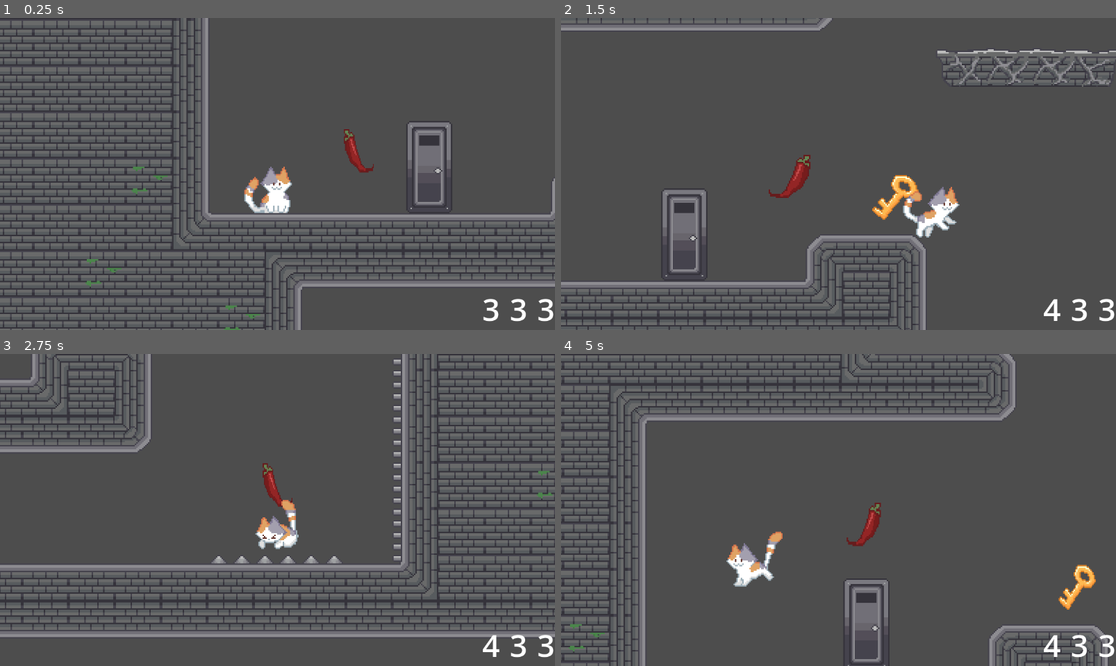
Above: before the commit, frames 1-4 (two rows, left to right).
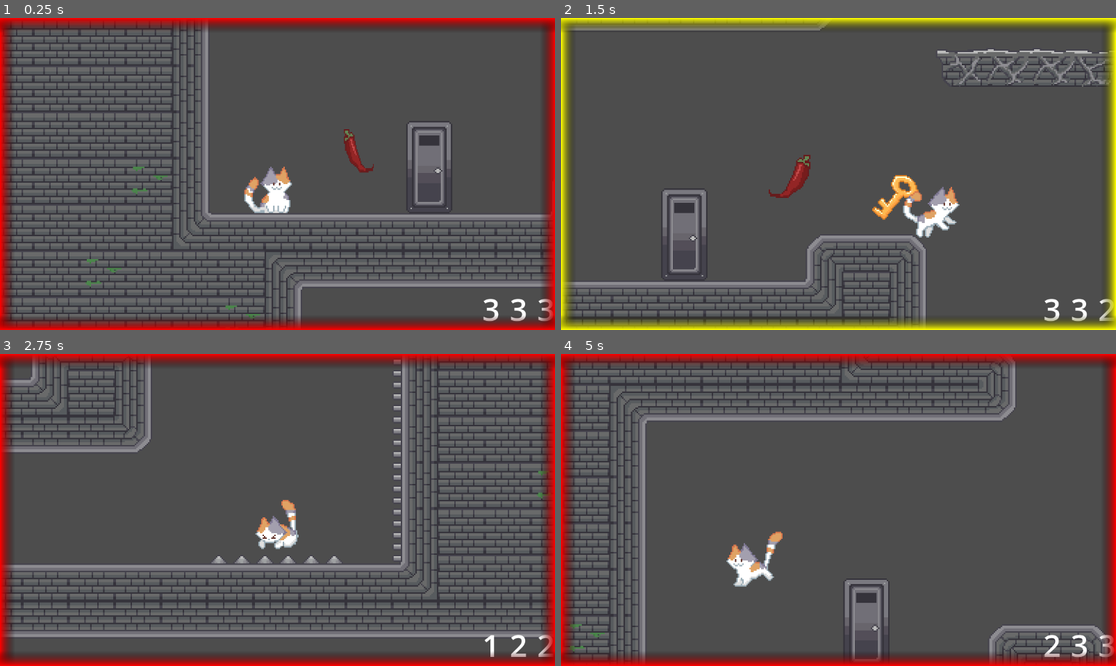
Above: after the commit, the same moments.

Repository: edencheung/CamJam2025
Game: Godot game, scene res://scenes/game.tscn
Same seed, same stepped clock (60 frames per second), same inputs: the game is played once before the commit and once after it.
Inputs:
- Up to frame 1 (0.25 s): no input
- Up to frame 2 (1.5 s): hold Right (move_right) from 0.53 s (still down); tap 8 (change_red) at 0.6 s; tap Space (jump) at 0.77 s; tap 0 (change_blue) at 1.35 s
- Up to frame 3 (2.75 s): tap Space (jump) at 1.52 s; tap 8 (change_red) at 1.55, 2.3 s; release Right (move_right) at 2.03 s; hold Left (move_left) from 2.03 s (still down); tap 9 (change_green) at 2.1 s
- Up to frame 4 (5 s): release Left (move_left) at 2.78 s; hold Right (move_right) 2.78-4.28 s; tap 8 (change_red) at 2.85, 3.8, 4.55 s; tap Space (jump) at 3.02, 3.77, 4.52 s; tap Tab (dash) at 3.6 s; hold Left (move_left) from 4.28 s (still down); tap Shift (grab) at 4.35 s

The runs differ from the first frame. In frame 1, 10% of the frame differs, in the area x 0-100%, y 0-100%; in frame 2, 11%; in frame 3, 11%; in frame 4, 11%.
Error before the commit: Attempt to call function 'reset' in base 'null instance' on a null instance. (res://scripts/game.gd:21)

Commit message:
color borders

Diff:
--- /dev/null
+++ b/scenes/ColorBorder.tscn
@@ -0,0 +1,36 @@
+[gd_scene load_steps=5 format=3 uid="uid://cpbm7e4xnfbtg"]
+
+[sub_resource type="Animation" id="Animation_qblyt"]
+resource_name = "enlarge"
+
+[sub_resource type="AnimationLibrary" id="AnimationLibrary_mefwh"]
+_data = {
+"enlarge": SubResource("Animation_qblyt")
+}
+
+[sub_resource type="Gradient" id="Gradient_3f7j0"]
+colors = PackedColorArray(1, 1, 1, 0, 1, 0, 0, 1)
+
+[sub_resource type="GradientTexture2D" id="GradientTexture2D_x2hcb"]
+gradient = SubResource("Gradient_3f7j0")
+fill_from = Vector2(0.764957, 0.482906)
+fill_to = Vector2(1, 0.478632)
+
+[node name="ColorBorder" type="CanvasLayer"]
+
+[node name="AnimationPlayer" type="AnimationPlayer" parent="."]
+libraries = {
+"": SubResource("AnimationLibrary_mefwh")
+}
+
+[node name="Border" type="Control" parent="."]
+layout_mode = 3
+anchors_preset = 0
+offset_right = 40.0
+offset_bottom = 40.0
+
+[node name="ColorRect" type="TextureRect" parent="Border"]
+offset_left = 1086.0
+offset_right = 1150.0
+offset_bottom = 645.0
+texture = SubResource("GradientTexture2D_x2hcb")
--- a/scenes/hud.tscn
+++ b/scenes/hud.tscn
@@ -1,6 +1,74 @@
-[gd_scene load_steps=2 format=3 uid="uid://b5r3dms04q7rm"]
+[gd_scene load_steps=13 format=3 uid="uid://b5r3dms04q7rm"]
 
 [ext_resource type="Script" path="res://scripts/hud.gd" id="1_ooh57"]
+
+[sub_resource type="Gradient" id="Gradient_cnjqy"]
+colors = PackedColorArray(0, 0, 0, 0, 1, 0, 0, 1)
+
+[sub_resource type="GradientTexture2D" id="GradientTexture2D_0y07t"]
+gradient = SubResource("Gradient_cnjqy")
+width = 32
+
+[sub_resource type="Gradient" id="Gradient_q3s1s"]
+colors = PackedColorArray(0, 0, 0, 0, 1, 0, 0, 1)
+
+[sub_resource type="GradientTexture2D" id="GradientTexture2D_1ce8i"]
+gradient = SubResource("Gradient_q3s1s")
+width = 32
+fill_from = Vector2(1, 1)
+fill_to = Vector2(0, 1)
+
+[sub_resource type="Gradient" id="Gradient_wkcgs"]
+colors = PackedColorArray(0, 0, 0, 0, 1, 0, 0, 1)
+
+[sub_resource type="GradientTexture2D" id="GradientTexture2D_4cjyp"]
+gradient = SubResource("Gradient_wkcgs")
+height = 32
+fill_from = Vector2(1, 1)
+
+[sub_resource type="Gradient" id="Gradient_a3oie"]
+colors = PackedColorArray(0, 0, 0, 0, 1, 0, 0, 1)
+
+[sub_resource type="GradientTexture2D" id="GradientTexture2D_vyxpp"]
+gradient = SubResource("Gradient_a3oie")
+height = 32
+fill_to = Vector2(0, 1)
+
+[sub_resource type="Animation" id="Animation_x6hsj"]
+resource_name = "enlarge"
+tracks/0/type = "value"
+tracks/0/imported = false
+tracks/0/enabled = true
+tracks/0/path = NodePath("ReferenceRect:scale")
+tracks/0/interp = 1
+tracks/0/loop_wrap = true
+tracks/0/keys = {
+"times": PackedFloat32Array(0, 0.5),
+"transitions": PackedFloat32Array(1, 1),
+"update": 0,
+"values": [Vector2(1e-05, 1e-05), Vector2(1, 1)]
+}
+
+[sub_resource type="Animation" id="Animation_k8mtp"]
+length = 0.001
+tracks/0/type = "value"
+tracks/0/imported = false
+tracks/0/enabled = true
+tracks/0/path = NodePath("ReferenceRect:scale")
+tracks/0/interp = 1
+tracks/0/loop_wrap = true
+tracks/0/keys = {
+"times": PackedFloat32Array(0),
+"transitions": PackedFloat32Array(1),
+"update": 0,
+"values": [Vector2(1, 1)]
+}
+
+[sub_resource type="AnimationLibrary" id="AnimationLibrary_sdvib"]
+_data = {
+"RESET": SubResource("Animation_k8mtp"),
+"enlarge": SubResource("Animation_x6hsj")
+}
 
 [node name="HUD" type="CanvasLayer"]
 script = ExtResource("1_ooh57")
@@ -38,3 +106,53 @@
 theme_override_font_sizes/font_size = 64
 text = "3
 "
+
+[node name="ReferenceRect" type="ReferenceRect" parent="."]
+anchors_preset = 15
+anchor_right = 1.0
+anchor_bottom = 1.0
+grow_horizontal = 2
+grow_vertical = 2
+
+[node name="Right" type="TextureRect" parent="ReferenceRect"]
+layout_mode = 1
+anchors_preset = 11
+anchor_left = 1.0
+anchor_right = 1.0
+anchor_bottom = 1.0
+offset_left = -32.0
+grow_horizontal = 0
+grow_vertical = 2
+texture = SubResource("GradientTexture2D_0y07t")
+
+[node name="Left" type="TextureRect" parent="ReferenceRect"]
+layout_mode = 1
+anchors_preset = 9
+anchor_bottom = 1.0
+offset_right = 32.0
+grow_vertical = 2
+texture = SubResource("GradientTexture2D_1ce8i")
+
+[node name="Top" type="TextureRect" parent="ReferenceRect"]
+layout_mode = 1
+anchors_preset = 10
+anchor_right = 1.0
+offset_bottom = 32.0
+grow_horizontal = 2
+texture = SubResource("GradientTexture2D_4cjyp")
+
+[node name="Bottom" type="TextureRect" parent="ReferenceRect"]
+layout_mode = 1
+anchors_preset = 12
+anchor_top = 1.0
+anchor_right = 1.0
+anchor_bottom = 1.0
+offset_top = -32.0
+grow_horizontal = 2
+grow_vertical = 0
+texture = SubResource("GradientTexture2D_vyxpp")
+
+[node name="AnimationPlayer" type="AnimationPlayer" parent="."]
+libraries = {
+"": SubResource("AnimationLibrary_sdvib")
+}
--- a/scripts/game.gd
+++ b/scripts/game.gd
@@ -18,7 +18,7 @@
 	if (Input.is_action_just_pressed("change_red") or
 		Input.is_action_just_pressed("change_blue") or
 		Input.is_action_just_pressed("change_green")):
-		$colored.reset()
+		$ColoredPlatforms.reset()
 
 	for color in FruitColor.values():
 		if Input.is_action_just_pressed("change_%s" % [fruit_color_to_string[color]]) and $HUD.get_counter(color) > 0:
@@ -26,7 +26,8 @@
 
 func change_color(color: FruitColor):
 	$HUD.decrement_counter(color)
-	$colored.show_color(color)
+	$HUD.play_animation(color)
+	$ColoredPlatforms.show_color(color)
 	$player.change_color(color)
 	$player.eat_fruit(color)
 	for child in get_children():
--- a/scripts/hud.gd
+++ b/scripts/hud.gd
@@ -1,15 +1,19 @@
 extends CanvasLayer
 
 enum FruitColor {RED, GREEN, BLUE}
+var color_of = {
+	FruitColor.RED: Color(1, 0, 0, 1),
+	FruitColor.GREEN: Color(0, 1, 0, 1),
+	FruitColor.BLUE: Color(1, 1, 0, 1)
+}
 
 # Called when the node enters the scene tree for the first time.
 func _ready() -> void:
-	pass # Replace with function body.
-
+	$AnimationPlayer.play("RESET")
 
 # Called every frame. 'delta' is the elapsed time since the previous frame.
 func _process(delta: float) -> void:
-	pass
+	$ReferenceRect.pivot_offset = get_viewport().size / 2
 
 @onready var fruit_color_map = {
 	FruitColor.RED: get_node("Counters/RedCounter"),
@@ -27,3 +31,8 @@
 func increment_counter(color: FruitColor) -> void:
 	var counter = fruit_color_map[color]
 	counter.text = str(int(counter.text) + 1)
+
+func play_animation(color: FruitColor) -> void:
+	$AnimationPlayer.play("enlarge")
+	for rect in $ReferenceRect.get_children():
+		rect.texture.gradient.set_color(1, color_of[color])
Not shown: 1 places in scenes/colored.tscn that only renumber resources
Not shown: 1 places in scenes/game.tscn that only renumber resources
Not shown: 1 places in tilesets/climable.tres that only renumber resources
Not shown: 1 places in tilesets/climable_blue.tres that only renumber resources
Not shown: 1 places in tilesets/climable_green.tres that only renumber resources
Not shown: 1 places in tilesets/climable_red.tres that only renumber resources
Not shown: 1 places in tilesets/rock_tileset.tres that only renumber resources
Not shown: 1 places in tilesets/rock_tileset_blue.tres that only renumber resources
Not shown: 1 places in tilesets/rock_tileset_green.tres that only renumber resources
Not shown: 1 places in tilesets/rock_tileset_red.tres that only renumber resources
Not shown: 1 places in tilesets/spike_tileset_blue.tres that only renumber resources
Not shown: 1 places in tilesets/spike_tileset_green.tres that only renumber resources
(and 1 more such lines)
